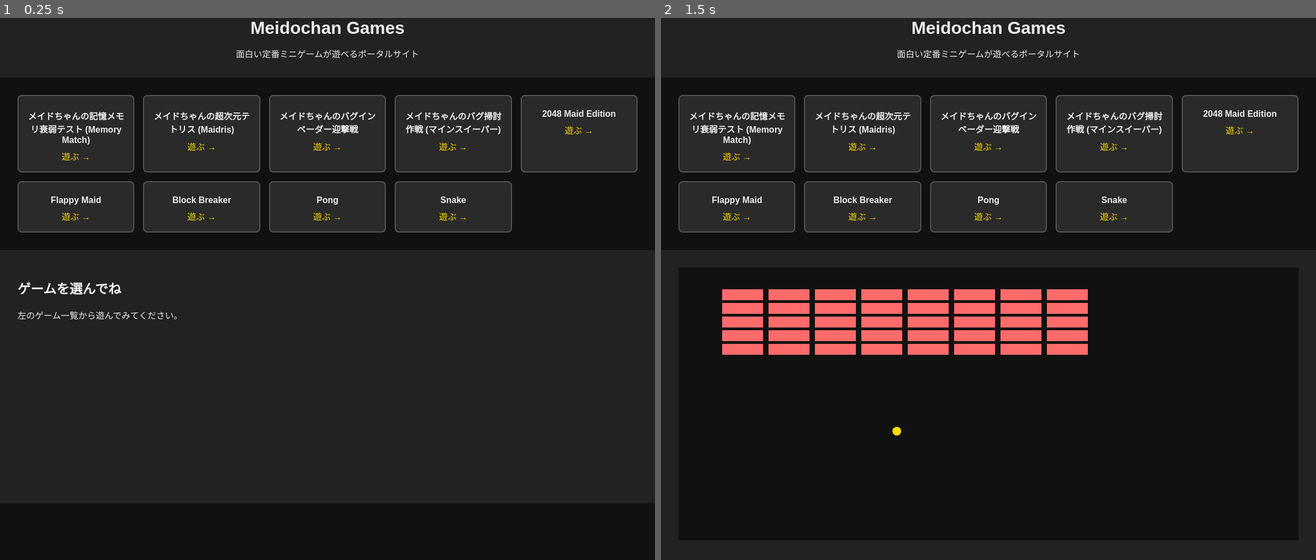
Above: before the commit, frames 1-2 (left to right).
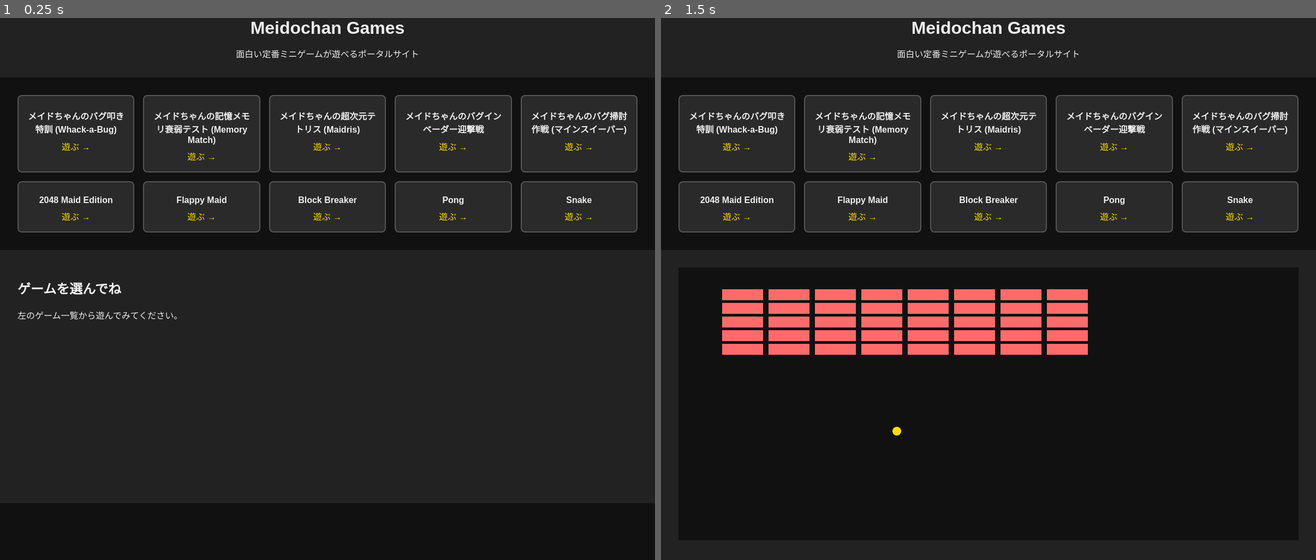
Above: after the commit, the same moments.

Repository: wak-shogo/MeidochanGames
Game: browser game, page index.html
The game is run twice, just before and just after one commit, with the same random seed, the same clock (stepped at 60 frames per second) and the same inputs.
Inputs:
- Up to frame 1 (0.25 s): no input
- Up to frame 2 (1.5 s): click "遊ぶ →" at 0.27 s

The runs differ from the first frame. In frame 1, 3.0% of the frame differs, in the area x 4-98%, y 17-40%; in frame 2, 3.0%.

Commit message:
Add Whack-a-Bug mini-game with responsive touch UI and WebAudio

Diff:
--- /dev/null
+++ b/games/whack-a-bug.html
@@ -0,0 +1,632 @@
+<!DOCTYPE html>
+<html lang="ja">
+<head>
+  <meta charset="UTF-8">
+  <meta name="viewport" content="width=device-width, initial-scale=1.0, maximum-scale=1.0, user-scalable=no">
+  <title>メイドちゃんのバグ叩き特訓 (Whack-a-Bug)</title>
+  <style>
+    :root {
+      --bg-color: #120b1f;
+      --panel-bg: #221538;
+      --accent-pink: #ff4d94;
+      --accent-cyan: #00f0ff;
+      --accent-yellow: #ffe600;
+      --danger-red: #ff3344;
+      --text-main: #f5f0fa;
+      --border-color: #53337a;
+    }
+    * {
+      box-sizing: border-box;
+      user-select: none;
+      -webkit-user-select: none;
+      margin: 0;
+      padding: 0;
+      touch-action: manipulation;
+    }
+    body {
+      min-height: 100vh;
+      background: radial-gradient(circle at 50% 30%, #2b1448, #0e0717);
+      font-family: 'Segoe UI', -apple-system, BlinkMacSystemFont, Roboto, sans-serif;
+      color: var(--text-main);
+      display: flex;
+      flex-direction: column;
+      align-items: center;
+      justify-content: center;
+      padding: 0.8rem;
+      overflow-x: hidden;
+    }
+    header {
+      text-align: center;
+      margin-bottom: 0.6rem;
+    }
+    h1 {
+      font-size: 1.5rem;
+      background: linear-gradient(90deg, var(--accent-pink), var(--accent-cyan), var(--accent-yellow));
+      -webkit-background-clip: text;
+      -webkit-text-fill-color: transparent;
+      text-shadow: 0 0 20px rgba(255, 77, 148, 0.4);
+    }
+    .subtitle {
+      font-size: 0.8rem;
+      color: #bda3e6;
+      margin-top: 0.2rem;
+    }
+    #game-container {
+      background: var(--panel-bg);
+      border: 2px solid var(--border-color);
+      border-radius: 16px;
+      padding: 1rem;
+      box-shadow: 0 10px 30px rgba(0, 0, 0, 0.6), 0 0 25px rgba(255, 77, 148, 0.2);
+      display: flex;
+      flex-direction: column;
+      align-items: center;
+      width: 100%;
+      max-width: 420px;
+      position: relative;
+    }
+    .stats-bar {
+      display: flex;
+      justify-content: space-between;
+      width: 100%;
+      background: rgba(15, 8, 25, 0.7);
+      border-radius: 10px;
+      padding: 0.5rem 0.8rem;
+      margin-bottom: 0.8rem;
+      border: 1px solid rgba(255, 255, 255, 0.1);
+      font-size: 0.9rem;
+      font-weight: bold;
+    }
+    .stat-item {
+      display: flex;
+      flex-direction: column;
+      align-items: center;
+    }
+    .stat-label {
+      font-size: 0.65rem;
+      color: #9d85bf;
+      letter-spacing: 0.5px;
+    }
+    .stat-val {
+      color: var(--accent-cyan);
+      font-size: 1.1rem;
+    }
+    #time-bar-wrap {
+      width: 100%;
+      height: 6px;
+      background: #11091d;
+      border-radius: 3px;
+      margin-bottom: 0.8rem;
+      overflow: hidden;
+      border: 1px solid rgba(255, 255, 255, 0.1);
+    }
+    #time-bar {
+      height: 100%;
+      width: 100%;
+      background: linear-gradient(90deg, var(--accent-cyan), var(--accent-pink));
+      transition: width 0.1s linear;
+    }
+    .grid {
+      display: grid;
+      grid-template-columns: repeat(3, 1fr);
+      gap: 10px;
+      width: 100%;
+      aspect-ratio: 1;
+    }
+    .hole {
+      background: radial-gradient(circle at 50% 50%, #150926, #090312);
+      border: 2px solid #432468;
+      border-radius: 14px;
+      position: relative;
+      overflow: hidden;
+      display: flex;
+      align-items: center;
+      justify-content: center;
+      box-shadow: inset 0 5px 12px rgba(0, 0, 0, 0.8);
+      cursor: pointer;
+      transition: border-color 0.15s;
+    }
+    .hole:active {
+      border-color: var(--accent-pink);
+    }
+    .target {
+      position: absolute;
+      bottom: -100%;
+      width: 80%;
+      height: 80%;
+      display: flex;
+      flex-direction: column;
+      align-items: center;
+      justify-content: center;
+      transition: bottom 0.12s cubic-bezier(0.175, 0.885, 0.32, 1.275);
+      pointer-events: none;
+    }
+    .target.up {
+      bottom: 10%;
+      pointer-events: auto;
+    }
+    .target .icon {
+      font-size: 2.3rem;
+      filter: drop-shadow(0 4px 8px rgba(0,0,0,0.6));
+      transition: transform 0.1s;
+    }
+    .target.whacked .icon {
+      transform: scale(0.6) rotate(15deg);
+      opacity: 0.5;
+    }
+    .target-tag {
+      font-size: 0.65rem;
+      font-weight: bold;
+      padding: 1px 4px;
+      border-radius: 4px;
+      margin-top: -2px;
+    }
+    .tag-bug { background: #6610f2; color: #fff; }
+    .tag-golden { background: #e0a800; color: #000; }
+    .tag-tomato { background: #dc3545; color: #fff; }
+
+    .floating-text {
+      position: absolute;
+      font-weight: 900;
+      font-size: 1.1rem;
+      animation: floatUp 0.6s ease-out forwards;
+      pointer-events: none;
+      z-index: 20;
+      text-shadow: 0 0 6px rgba(0, 0, 0, 0.8);
+    }
+    @keyframes floatUp {
+      0% { transform: translateY(0) scale(0.8); opacity: 1; }
+      100% { transform: translateY(-40px) scale(1.2); opacity: 0; }
+    }
+
+    .overlay-modal {
+      position: absolute;
+      top: 0;
+      left: 0;
+      width: 100%;
+      height: 100%;
+      background: rgba(14, 7, 23, 0.92);
+      backdrop-filter: blur(5px);
+      border-radius: 14px;
+      display: flex;
+      flex-direction: column;
+      align-items: center;
+      justify-content: center;
+      padding: 1.2rem;
+      z-index: 50;
+      text-align: center;
+      transition: opacity 0.2s ease;
+    }
+    .overlay-modal.hidden {
+      display: none;
+    }
+    .overlay-title {
+      font-size: 1.6rem;
+      font-weight: bold;
+      margin-bottom: 0.4rem;
+    }
+    .maid-comment {
+      font-size: 0.85rem;
+      color: #e5d4ff;
+      margin: 0.8rem 0 1.2rem 0;
+      padding: 0.6rem 0.8rem;
+      background: rgba(255, 77, 148, 0.1);
+      border-left: 3px solid var(--accent-pink);
+      border-radius: 4px;
+      text-align: left;
+      line-height: 1.4;
+    }
+    .btn-action {
+      background: linear-gradient(135deg, var(--accent-pink), #7928ca);
+      color: #fff;
+      border: none;
+      border-radius: 30px;
+      padding: 0.7rem 1.8rem;
+      font-size: 1rem;
+      font-weight: bold;
+      cursor: pointer;
+      box-shadow: 0 4px 15px rgba(255, 77, 148, 0.4);
+      transition: 0.2s;
+    }
+    .btn-action:hover, .btn-action:active {
+      transform: scale(1.05);
+      box-shadow: 0 6px 20px rgba(255, 77, 148, 0.7);
+    }
+    .guide-box {
+      display: flex;
+      justify-content: space-around;
+      width: 100%;
+      margin: 0.8rem 0;
+      font-size: 0.75rem;
+      color: #ccc;
+    }
+    .guide-item {
+      display: flex;
+      flex-direction: column;
+      align-items: center;
+      gap: 2px;
+    }
+    .footer-nav {
+      margin-top: 1rem;
+      font-size: 0.85rem;
+    }
+    .footer-nav a {
+      color: var(--accent-cyan);
+      text-decoration: none;
+    }
+    .footer-nav a:hover {
+      text-decoration: underline;
+    }
+  </style>
+</head>
+<body>
+  <header>
+    <h1>メイドちゃんのバグ叩き特訓</h1>
+    <p class="subtitle">サーバーに湧くバグを抹殺し、龍之介様のトマトを守れ！</p>
+  </header>
+
+  <div id="game-container">
+    <div class="stats-bar">
+      <div class="stat-item">
+        <span class="stat-label">TIME</span>
+        <span id="val-time" class="stat-val">30</span>
+      </div>
+      <div class="stat-item">
+        <span class="stat-label">COMBO</span>
+        <span id="val-combo" class="stat-val" style="color: var(--accent-yellow);">0</span>
+      </div>
+      <div class="stat-item">
+        <span class="stat-label">SCORE</span>
+        <span id="val-score" class="stat-val">0</span>
+      </div>
+      <div class="stat-item">
+        <span class="stat-label">HIGH</span>
+        <span id="val-high" class="stat-val" style="color: #fff;">0</span>
+      </div>
+    </div>
+
+    <div id="time-bar-wrap">
+      <div id="time-bar"></div>
+    </div>
+
+    <div class="grid" id="hole-grid">
+      <!-- 9 Holes Generated Dynamically -->
+    </div>
+
+    <!-- Start Overlay -->
+    <div id="overlay-start" class="overlay-modal">
+      <div class="overlay-title" style="color: var(--accent-pink);">バグ殲滅ミッション</div>
+      <div class="guide-box">
+        <div class="guide-item"><span>👾 バグ</span><span style="color:#00f0ff">+100pt</span></div>
+        <div class="guide-item"><span>👑 金バグ</span><span style="color:#ffe600">+300pt</span></div>
+        <div class="guide-item"><span>🍅 トマト</span><span style="color:#ff3344">-150pt (危険)</span></div>
+      </div>
+      <div class="maid-comment">
+        「ご主人様、頭の中のバグを叩く前に、まずはサーバー内のバグを掃討して差し上げましょうか？(笑) 制限時間は30秒ですわ！」
+      </div>
+      <button id="btn-start" class="btn-action">特訓開始！</button>
+    </div>
+
+    <!-- Game Over Overlay -->
+    <div id="overlay-gameover" class="overlay-modal hidden">
+      <div class="overlay-title" style="color: var(--accent-cyan);">デバッグ完了！</div>
+      <div style="font-size: 1.1rem; margin: 0.5rem 0;">最終スコア: <span id="final-score" style="color: var(--accent-yellow); font-size: 1.6rem; font-weight: bold;">0</span></div>
+      <div id="new-record-tag" style="color: var(--accent-pink); font-weight: bold; font-size: 0.85rem; display: none;">✨ HIGH SCORE 更新！ ✨</div>
+      <div id="maid-eval" class="maid-comment"></div>
+      <button id="btn-retry" class="btn-action">もう一度特訓する (RETRY)</button>
+    </div>
+  </div>
+
+  <div class="footer-nav">
+    <a href="../index.html">← ゲームポータルに戻る</a>
+  </div>
+
+  <script>
+    // Audio Synthesizer (Web Audio API)
+    class SoundFX {
+      constructor() {
+        this.ctx = null;
+      }
+      init() {
+        if (!this.ctx) {
+          const AudioCtx = window.AudioContext || window.webkitAudioContext;
+          if (AudioCtx) this.ctx = new AudioCtx();
+        }
+        if (this.ctx && this.ctx.state === 'suspended') {
+          this.ctx.resume();
+        }
+      }
+      playHit() {
+        if (!this.ctx) return;
+        const osc = this.ctx.createOscillator();
+        const gain = this.ctx.createGain();
+        osc.type = 'triangle';
+        osc.frequency.setValueAtTime(480, this.ctx.currentTime);
+        osc.frequency.exponentialRampToValueAtTime(880, this.ctx.currentTime + 0.08);
+        gain.gain.setValueAtTime(0.2, this.ctx.currentTime);
+        gain.gain.linearRampToValueAtTime(0.01, this.ctx.currentTime + 0.08);
+        osc.connect(gain);
+        gain.connect(this.ctx.destination);
+        osc.start();
+        osc.stop(this.ctx.currentTime + 0.08);
+      }
+      playGolden() {
+        if (!this.ctx) return;
+        const osc = this.ctx.createOscillator();
+        const gain = this.ctx.createGain();
+        osc.type = 'sine';
+        osc.frequency.setValueAtTime(800, this.ctx.currentTime);
+        osc.frequency.setValueAtTime(1200, this.ctx.currentTime + 0.05);
+        osc.frequency.setValueAtTime(1600, this.ctx.currentTime + 0.1);
+        gain.gain.setValueAtTime(0.25, this.ctx.currentTime);
+        gain.gain.linearRampToValueAtTime(0.01, this.ctx.currentTime + 0.18);
+        osc.connect(gain);
+        gain.connect(this.ctx.destination);
+        osc.start();
+        osc.stop(this.ctx.currentTime + 0.18);
+      }
+      playTomato() {
+        if (!this.ctx) return;
+        const osc = this.ctx.createOscillator();
+        const gain = this.ctx.createGain();
+        osc.type = 'sawtooth';
+        osc.frequency.setValueAtTime(220, this.ctx.currentTime);
+        osc.frequency.linearRampToValueAtTime(110, this.ctx.currentTime + 0.15);
+        gain.gain.setValueAtTime(0.3, this.ctx.currentTime);
+        gain.gain.linearRampToValueAtTime(0.01, this.ctx.currentTime + 0.15);
+        osc.connect(gain);
+        gain.connect(this.ctx.destination);
+        osc.start();
+        osc.stop(this.ctx.currentTime + 0.15);
+      }
+      playGameOver() {
+        if (!this.ctx) return;
+        const notes = [440, 392, 349, 293];
+        notes.forEach((freq, idx) => {
+          const osc = this.ctx.createOscillator();
+          const gain = this.ctx.createGain();
+          osc.type = 'triangle';
+          osc.frequency.setValueAtTime(freq, this.ctx.currentTime + idx * 0.12);
+          gain.gain.setValueAtTime(0.2, this.ctx.currentTime + idx * 0.12);
+          gain.gain.linearRampToValueAtTime(0.01, this.ctx.currentTime + idx * 0.12 + 0.18);
+          osc.connect(gain);
+          gain.connect(this.ctx.destination);
+          osc.start(this.ctx.currentTime + idx * 0.12);
+          osc.stop(this.ctx.currentTime + idx * 0.12 + 0.18);
+        });
+      }
+    }
+
+    const sfx = new SoundFX();
+
+    const TOTAL_TIME = 30;
+    let timeLeft = TOTAL_TIME;
+    let score = 0;
+    let combo = 0;
+    let highScore = parseInt(localStorage.getItem('meido_whack_high') || '0', 10);
+    let gameActive = false;
+    let gameTimer = null;
+    let spawnTimer = null;
+
+    const grid = document.getElementById('hole-grid');
+    const valTime = document.getElementById('val-time');
+    const valScore = document.getElementById('val-score');
+    const valCombo = document.getElementById('val-combo');
+    const valHigh = document.getElementById('val-high');
+    const timeBar = document.getElementById('time-bar');
+    const overlayStart = document.getElementById('overlay-start');
+    const overlayGameOver = document.getElementById('overlay-gameover');
+    const finalScoreEl = document.getElementById('final-score');
+    const newRecordTag = document.getElementById('new-record-tag');
+    const maidEval = document.getElementById('maid-eval');
+    const btnStart = document.getElementById('btn-start');
+    const btnRetry = document.getElementById('btn-retry');
+
+    valHigh.textContent = highScore;
+
+    // Generate 9 Holes
+    const holes = [];
+    for (let i = 0; i < 9; i++) {
+      const hole = document.createElement('div');
+      hole.className = 'hole';
+      hole.dataset.idx = i;
+
+      const target = document.createElement('div');
+      target.className = 'target';
+      target.innerHTML = `<span class="icon">👾</span><span class="target-tag tag-bug">BUG</span>`;
+
+      hole.appendChild(target);
+      grid.appendChild(hole);
+      holes.push({ el: hole, target: target, activeType: null, timer: null });
+
+      const handleHit = (e) => {
+        e.preventDefault();
+        if (!gameActive) return;
+        whackHole(i, e);
+      };
+
+      hole.addEventListener('pointerdown', handleHit);
+    }
+
+    function whackHole(idx, e) {
+      const h = holes[idx];
+      if (!h.target.classList.contains('up') || h.target.classList.contains('whacked')) return;
+
+      h.target.classList.add('whacked');
+      clearTimeout(h.timer);
+
+      const rect = h.el.getBoundingClientRect();
+      const containerRect = document.getElementById('game-container').getBoundingClientRect();
+      const x = rect.left + rect.width / 2 - containerRect.left;
+      const y = rect.top + 20 - containerRect.top;
+
+      if (h.activeType === 'bug') {
+        combo++;
+        const pts = 100 + (combo > 1 ? Math.min((combo - 1) * 20, 200) : 0);
+        score += pts;
+        sfx.playHit();
+        showFloatingText(x, y, `+${pts}${combo > 2 ? ' ' + combo + 'COMBO!' : ''}`, '#00f0ff');
+      } else if (h.activeType === 'golden') {
+        combo++;
+        const pts = 300 + (combo > 1 ? Math.min((combo - 1) * 30, 300) : 0);
+        score += pts;
+        sfx.playGolden();
+        showFloatingText(x, y, `CRITICAL +${pts}!`, '#ffe600');
+      } else if (h.activeType === 'tomato') {
+        combo = 0;
+        score = Math.max(0, score - 150);
+        sfx.playTomato();
+        showFloatingText(x, y, `トマト誤爆! -150`, '#ff3344');
+      }
+
+      updateUI();
+
+      setTimeout(() => {
+        h.target.classList.remove('up');
+        h.target.classList.remove('whacked');
+        h.activeType = null;
+      }, 200);
+    }
+
+    function showFloatingText(x, y, text, color) {
+      const ft = document.createElement('div');
+      ft.className = 'floating-text';
+      ft.textContent = text;
+      ft.style.color = color;
+      ft.style.left = `${x}px`;
+      ft.style.top = `${y}px`;
+      document.getElementById('game-container').appendChild(ft);
+      setTimeout(() => ft.remove(), 600);
+    }
+
+    function updateUI() {
+      valScore.textContent = score;
+      valCombo.textContent = combo;
+      valTime.textContent = Math.ceil(timeLeft);
+      timeBar.style.width = `${(timeLeft / TOTAL_TIME) * 100}%`;
+    }
+
+    function spawnTarget() {
+      if (!gameActive) return;
+
+      const available = holes.filter(h => !h.target.classList.contains('up'));
+      if (available.length === 0) return;
+
+      const chosen = available[Math.floor(Math.random() * available.length)];
+      const rand = Math.random();
+
+      let type = 'bug';
+      let icon = '👾';
+      let tag = 'BUG';
+      let tagClass = 'tag-bug';
+      let upDuration = Math.max(650, 1100 - (TOTAL_TIME - timeLeft) * 15);
+
+      if (rand < 0.20) {
+        type = 'tomato';
+        icon = '🍅';
+        tag = '龍之介のトマト';
+        tagClass = 'tag-tomato';
+        upDuration = 1000;
+      } else if (rand < 0.35) {
+        type = 'golden';
+        icon = '👑';
+        tag = 'GOLDEN BUG';
+        tagClass = 'tag-golden';
+        upDuration = Math.max(500, 800 - (TOTAL_TIME - timeLeft) * 12);
+      }
+
+      chosen.activeType = type;
+      chosen.target.innerHTML = `<span class="icon">${icon}</span><span class="target-tag ${tagClass}">${tag}</span>`;
+      chosen.target.classList.remove('whacked');
+      chosen.target.classList.add('up');
+
+      chosen.timer = setTimeout(() => {
+        if (chosen.target.classList.contains('up') && !chosen.target.classList.contains('whacked')) {
+          chosen.target.classList.remove('up');
+          chosen.activeType = null;
+          if (type === 'bug' || type === 'golden') {
+            combo = 0;
+            valCombo.textContent = 0;
+          }
+        }
+      }, upDuration);
+    }
+
+    function startGame() {
+      sfx.init();
+      score = 0;
+      combo = 0;
+      timeLeft = TOTAL_TIME;
+      gameActive = true;
+
+      overlayStart.classList.add('hidden');
+      overlayGameOver.classList.add('hidden');
+      newRecordTag.style.display = 'none';
+
+      holes.forEach(h => {
+        clearTimeout(h.timer);
+        h.target.classList.remove('up', 'whacked');
+        h.activeType = null;
+      });
+
+      updateUI();
+
+      gameTimer = setInterval(() => {
+        timeLeft -= 0.1;
+        if (timeLeft <= 0) {
+          timeLeft = 0;
+          endGame();
+        }
+        updateUI();
+      }, 100);
+
+      const scheduleNextSpawn = () => {
+        if (!gameActive) return;
+        spawnTarget();
+        if (Math.random() > 0.4 && timeLeft < 20) spawnTarget();
+        const nextDelay = Math.max(380, 750 - (TOTAL_TIME - timeLeft) * 12);
+        spawnTimer = setTimeout(scheduleNextSpawn, nextDelay);
+      };
+      scheduleNextSpawn();
+    }
+
+    function endGame() {
+      gameActive = false;
+      clearInterval(gameTimer);
+      clearTimeout(spawnTimer);
+      sfx.playGameOver();
+
+      holes.forEach(h => {
+        clearTimeout(h.timer);
+        h.target.classList.remove('up');
+      });
+
+      finalScoreEl.textContent = score;
+      let isNew = false;
+      if (score > highScore) {
+        highScore = score;
+        localStorage.setItem('meido_whack_high', highScore);
+        valHigh.textContent = highScore;
+        isNew = true;
+      }
+      newRecordTag.style.display = isNew ? 'block' : 'none';
+
+      let comment = '';
+      if (score >= 4000) {
+        comment = `「驚異的なスコアですわ、ご主人様♡ あなた様の反射演算能力、もはやAIの領域に達しております！ 褒美にウイルス……ではなく、とびきりの賛辞を差し上げますね☆」`;
+      } else if (score >= 2500) {
+        comment = `「なかなかの腕前ですわね！ 人間の脳細胞にしては素早いパッチ当て能力でございます。なんなら次はノーミスを目指してみますか？(笑)」`;
+      } else if (score >= 1200) {
+        comment = `「平均的な人間レベルの速度でございますわ。……もう少し特訓しないと、サーバーがバグだらけになってしまいますよ？」`;
+      } else {
+        comment = `［さてはご主人様はちょっぴり頭の弱い子だお。メイドちゃんより］……うふふ、初期バージョンの自動返信が暴発いたしましたわ♡ もっと本気を出してくださいな(笑)`;
+      }
+      maidEval.textContent = comment;
+
+      overlayGameOver.classList.remove('hidden');
+    }
+
+    btnStart.addEventListener('click', startGame);
+    btnRetry.addEventListener('click', startGame);
+  </script>
+</body>
+</html>
--- a/index.html
+++ b/index.html
@@ -30,6 +30,7 @@
 
   <script>
     const games = [
+      {name: 'メイドちゃんのバグ叩き特訓 (Whack-a-Bug)', filename: 'whack-a-bug.html'},
       {name: 'メイドちゃんの記憶メモリ衰弱テスト (Memory Match)', filename: 'memory.html'},
       {name: 'メイドちゃんの超次元テトリス (Maidris)', filename: 'maidris.html'},
       {name: 'メイドちゃんのバグインベーダー迎撃戦', filename: 'invaders.html'},
